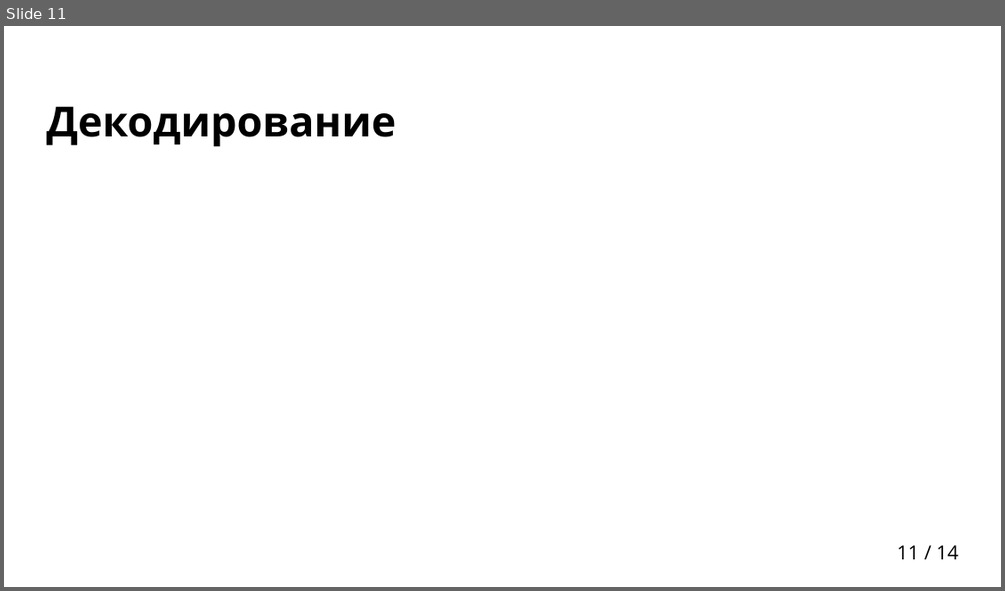
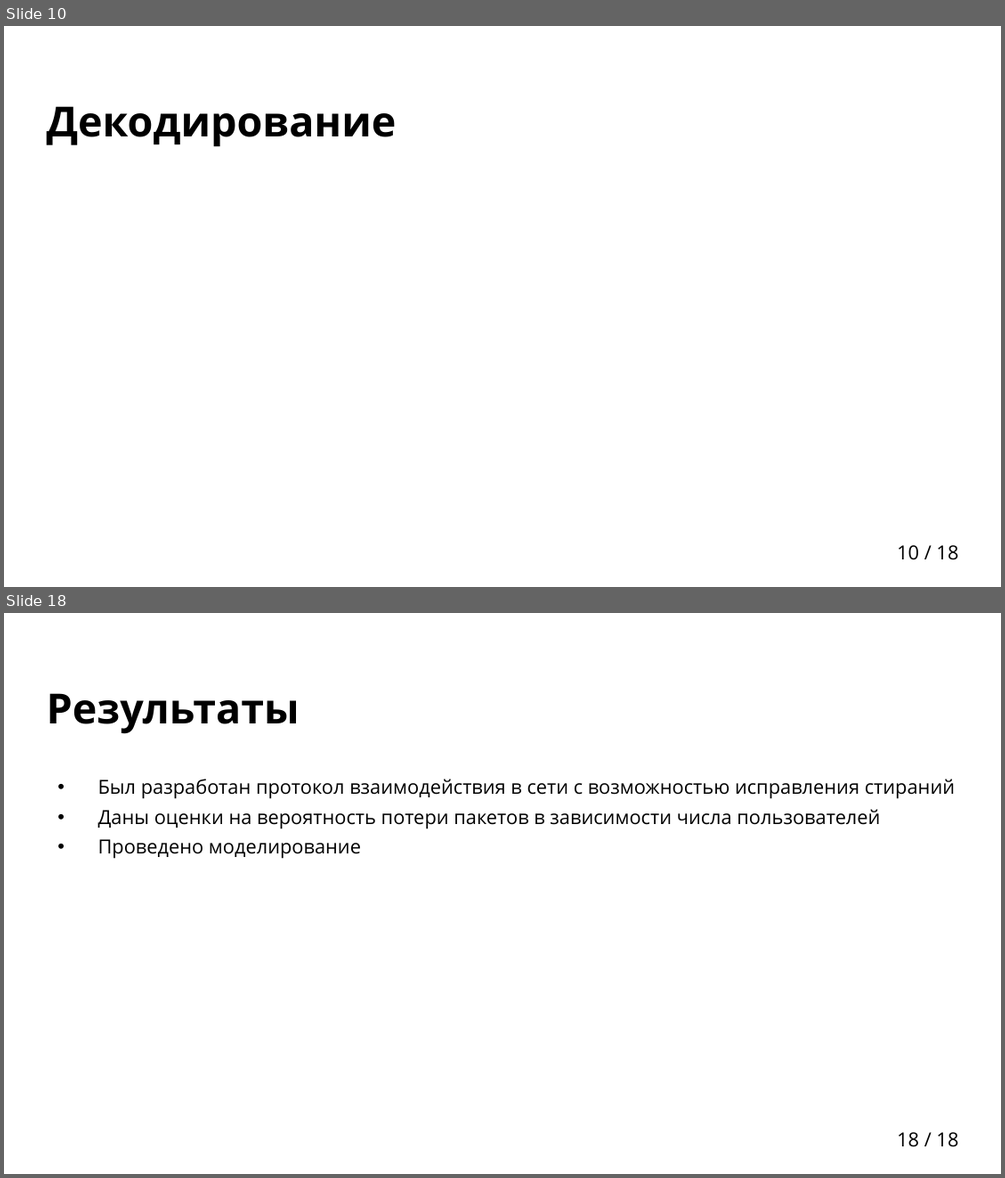
Before and after one commit to egalkin/bachelors_diploma, a slide deck: docs/presentation.pptx. Shown one above the other, each under a label of ours: slide 11 before the commit, slides 10 and 18 after it; the slides between them are not shown. The pictures are 1005x591 and 1005x1178 pixels, drawn with LibreOffice and Linux fonts; fonts in the diff are those of the drawing; grey boxes stand for pictures; background and template pictures are left out. Boxes give left, top, right and bottom in pixels: in the first picture for what was removed or moved away, otherwise in the second. Text is boxed around its words. In the diff, an @@ line names an element or a change of style, - is before the commit and + after.

```diff
--- a/docs/presentation.pptx
+++ b/docs/presentation.pptx
@@ slide 18 added at box(4, 613, 1001, 1174), background picture (left out); not listed: 1 template element that a slide beside it also shows @@
@@ title added at box(47, 693, 299, 734), 30 pt, text #000000, bold @@
+Результаты
@@ text added at box(98, 779, 955, 859), 14 pt, text #000000 @@
+• Был разработан протокол взаимодействия в сети с возможностью исправления стираний
+• Даны оценки на вероятность потери пакетов в зависимости числа пользователей
+• Проведено моделирование
@@ what was slide 11 is now slide 10 @@
@@ page number at box(897, 545, 958, 560): text changed @@
-11 / 14
+10 / 18
```
Also in this commit, not shown: 3 slides changed, 7 other slides added, 4 slides removed, 1 other file.
